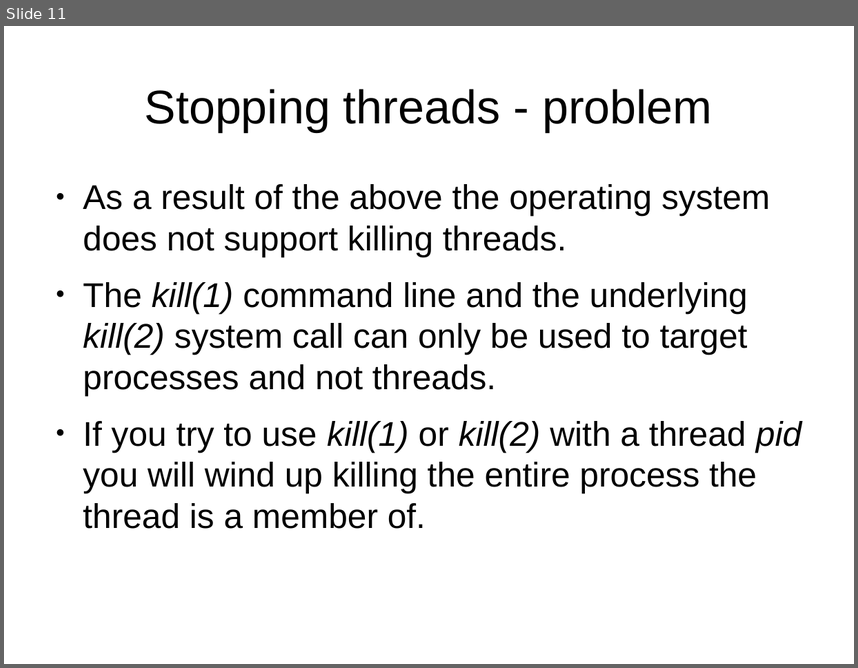
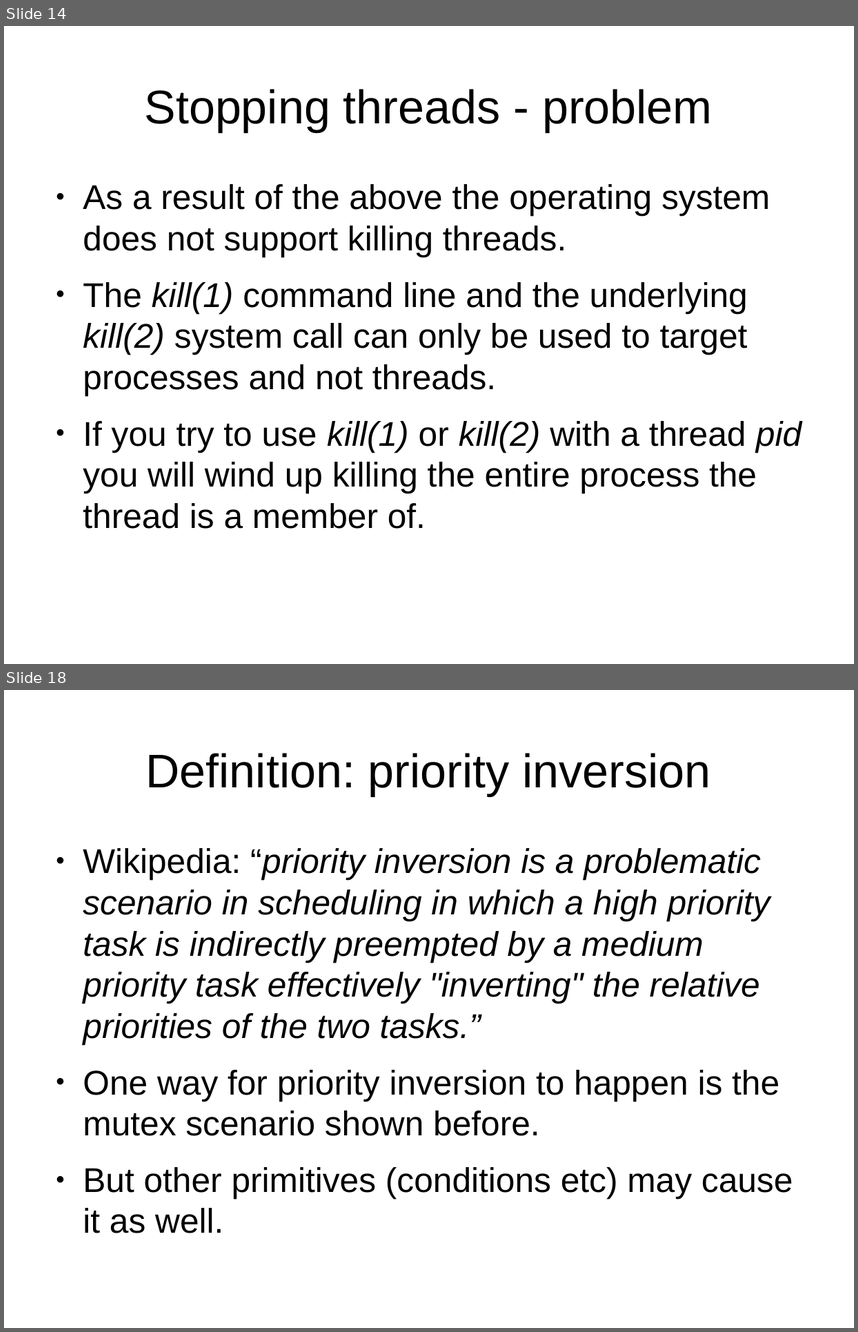
Before and after one commit to kalmuthu/slides, a slide deck: odp/pthreads_linux.odp. Shown one above the other, each under a label of ours: slide 11 before the commit, slides 14 and 18 after it; the slides between them are not shown. The pictures are 858x668 and 858x1332 pixels, drawn with LibreOffice and Linux fonts; fonts in the diff are those of the drawing. Boxes give left, top, right and bottom in pixels: in the first picture for what was removed or moved away, otherwise in the second. Text is boxed around its words. In the diff, an @@ line names an element or a change of style, - is before the commit and + after.

```diff
--- a/odp/pthreads_linux.odp
+++ b/odp/pthreads_linux.odp
@@ slide 18 added at [4,690,854,1328], background #FFFFFF @@
@@ title added at [146,753,711,796], 44 pt, text #000000 @@
+Definition: priority inversion
@@ text added at [83,848,793,1198], 32 pt, text #000000, italic @@
+● Wikipedia: “priority inversion is a problematic scenario in scheduling in which a high priority task is indirectly preempted by a medium priority task effectively "inverting" the relative priorities of the two tasks.”
+● One way for priority inversion to happen is the mutex scenario shown before.
+● But other primitives (conditions etc) may cause it as well.
@@ what was slide 11 is now slide 14 @@
```
Also in this commit, not shown: 10 other slides added.
